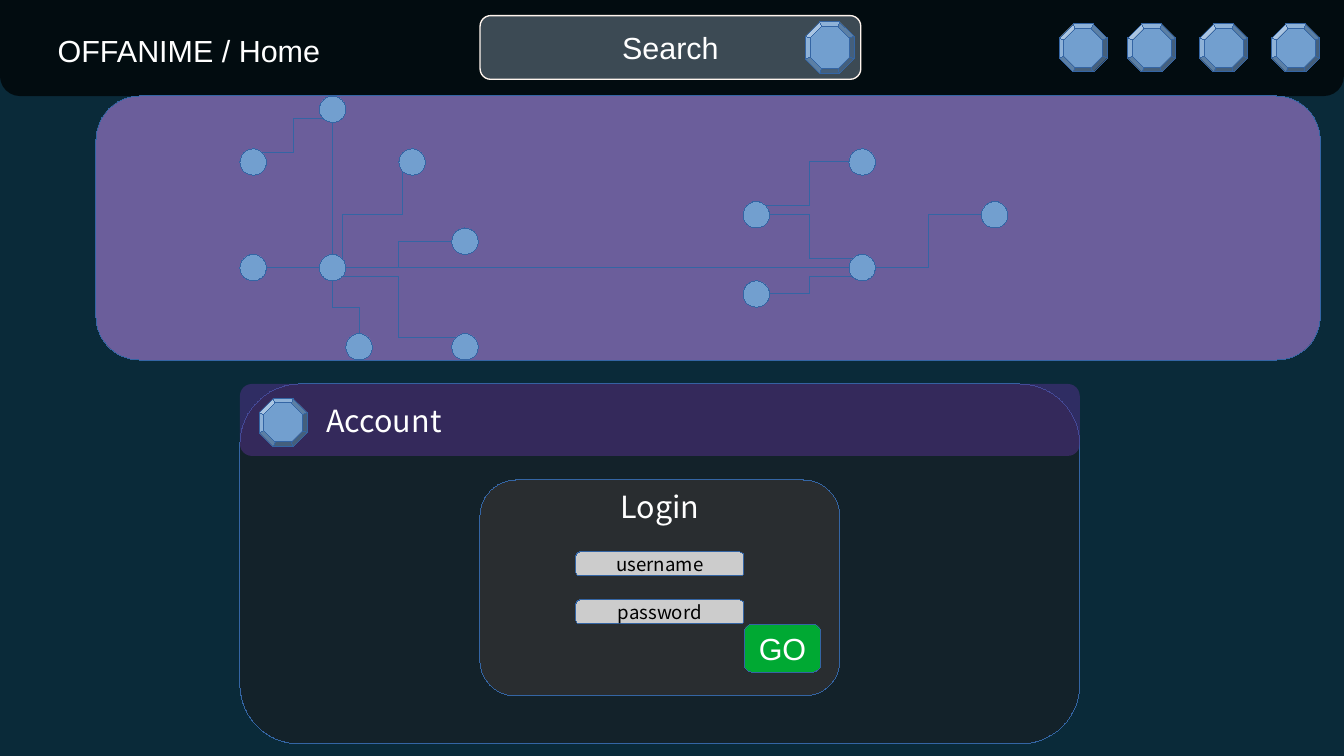
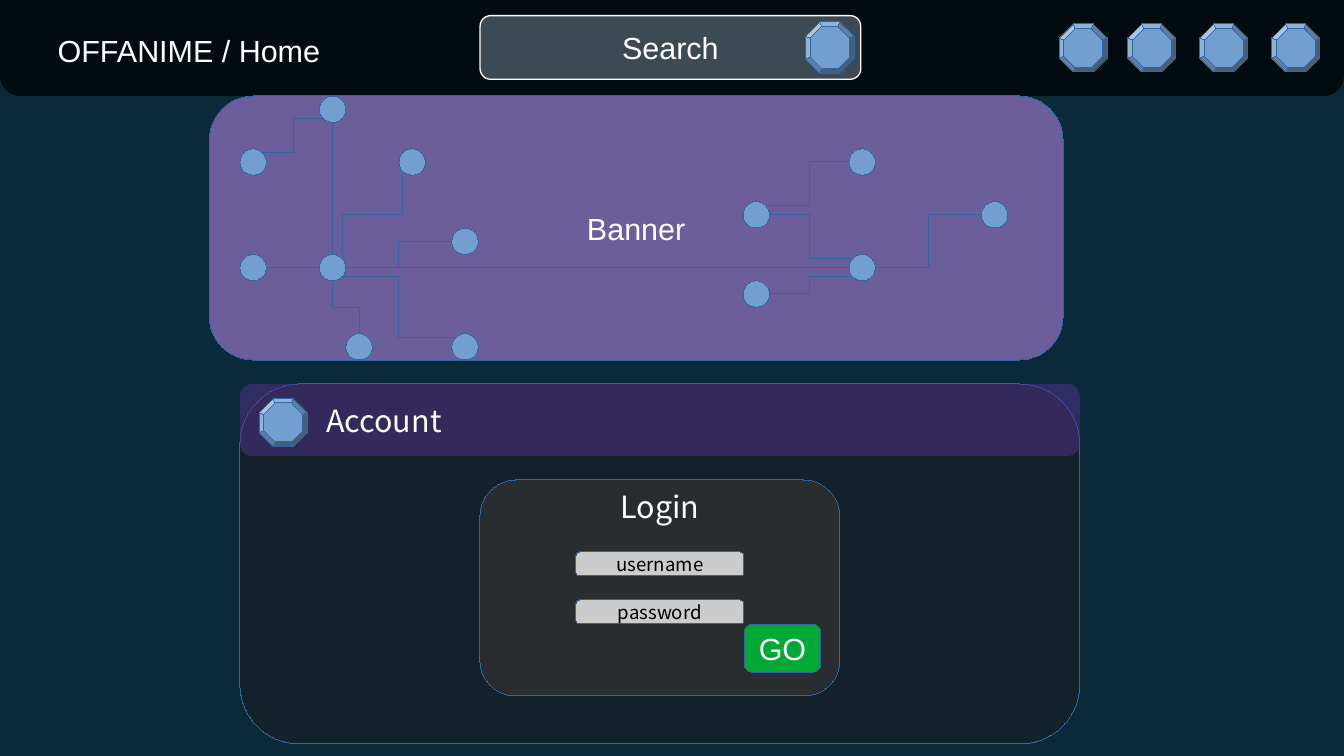
Before and after one commit to lebgdu543/OfflineAnime, a slide deck: slide 4 of offline anime website.odp. Drawn at 1344x756 pixels with LibreOffice and Linux fonts; fonts in the diff are those of the drawing. Boxes give left, top, right and bottom in pixels: in the first picture for what was removed or moved away, otherwise in the second. Text is boxed around its words. In the diff, an @@ line names an element or a change of style, - is before the commit and + after.

```diff
--- a/offline anime website.odp
+++ b/offline anime website.odp
@@ rounded rectangle "Banner" resized from (x1=96, y1=96, x2=1321, y2=361) to (x1=210, y1=96, x2=1063, y2=361) @@
@@ text in rounded rectangle at (x1=587, y1=219, x2=685, y2=241): text added @@
+Banner
```
Also in this commit, not shown: 5 slides added.
